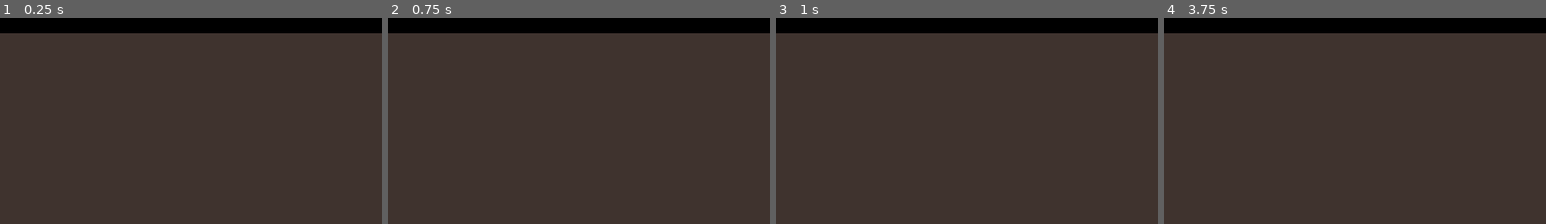
Above: before the commit, frames 1-4 (left to right).
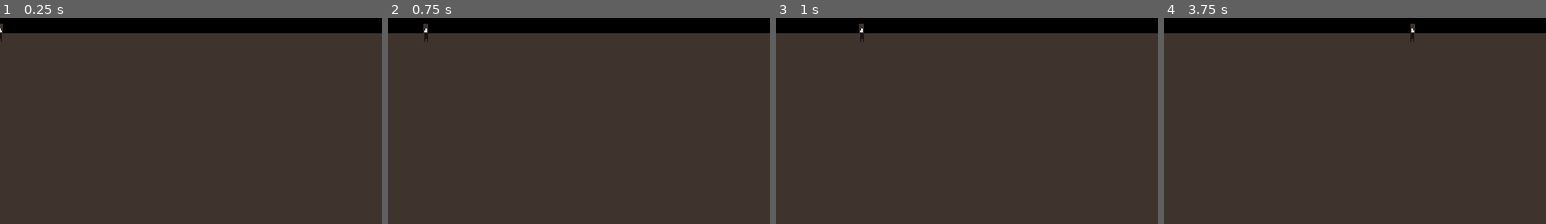
Above: after the commit, the same moments.

Repository: Academia-Team/Academia-Fall-of-the-Citadel
Game: Godot game, scene res://scene/gamescr.tscn
The game is run twice, just before and just after one commit, with the same random seed, the same clock (stepped at 60 frames per second) and the same inputs.
Inputs:
- Up to frame 1 (0.25 s): no input
- Up to frame 2 (0.75 s): tap Enter at 0.5 s; hold Right (move_right) from 0.53 s (still down); tap Space (action) at 0.6 s
- Up to frame 3 (1 s): keep holding Right (move_right)
- Up to frame 4 (3.75 s): release Right (move_right) at 1.28 s; hold Down (move_down) 1.28-2.03 s; tap Ctrl (stay) at 1.35, 2.85 s; tap Space (action) at 2, 2.1, 3.6 s; hold Right (move_right) 2.03-2.78 s; hold Up (move_up) 2.78-3.53 s; tap Enter at 3.5 s; hold Left (move_left) from 3.53 s (still down)
The pictures show only the part of the screen within x 0-50%, y 0-50%; the shares and areas given below are measured in that part.

The runs differ from the first frame. In frame 1, less than 0.1% of the frame differs, in the area x 0-1%, y 2-12%; in frame 2, less than 0.1%, in the area x 9-11%, y 2-12%; in frame 3, less than 0.1%; in frame 4, less than 0.1%.

Commit message:
Get gamegrid to generate player
Needs to be done in a better manner. Currently, the player is cut off, but that might be a bug from the player scene itself.

Diff:
--- /dev/null
+++ b/scene/gamegrid.gd
@@ -0,0 +1,22 @@
+extends TileMap
+
+var player_scene = preload("res://scene/player.tscn")
+
+# Declare member variables here. Examples:
+# var a = 2
+# var b = "text"
+
+
+# Called when the node enters the scene tree for the first time.
+func _ready():
+	var player = player_scene.instance()
+	add_child(player)
+	print(to_global(Vector2(0,0)))
+	#player.position = Vector2(0,0)
+	player.position = map_to_world(Vector2(0,0))
+	pass # Replace with function body.
+
+
+# Called every frame. 'delta' is the elapsed time since the previous frame.
+#func _process(delta):
+#	pass
--- a/scene/gamescr.tscn
+++ b/scene/gamescr.tscn
@@ -1,6 +1,7 @@
-[gd_scene load_steps=4 format=2]
+[gd_scene load_steps=5 format=2]
 
 [ext_resource path="res://asset/tile.png" type="Texture" id=1]
+[ext_resource path="res://scene/gamegrid.gd" type="Script" id=2]
 [ext_resource path="res://scene/infobar.tscn" type="PackedScene" id=3]
 
 [sub_resource type="TileSet" id=1]
@@ -31,3 +32,4 @@
 cell_size = Vector2( 32, 32 )
 format = 1
 tile_data = PoolIntArray( 0, 0, 0, 1, 0, 0, 2, 0, 0, 3, 0, 0, 4, 0, 0, 5, 0, 0, 6, 0, 0, 7, 0, 0, 8, 0, 0, 9, 0, 0, 10, …(4322 unchanged characters)…
+script = ExtResource( 2 )
